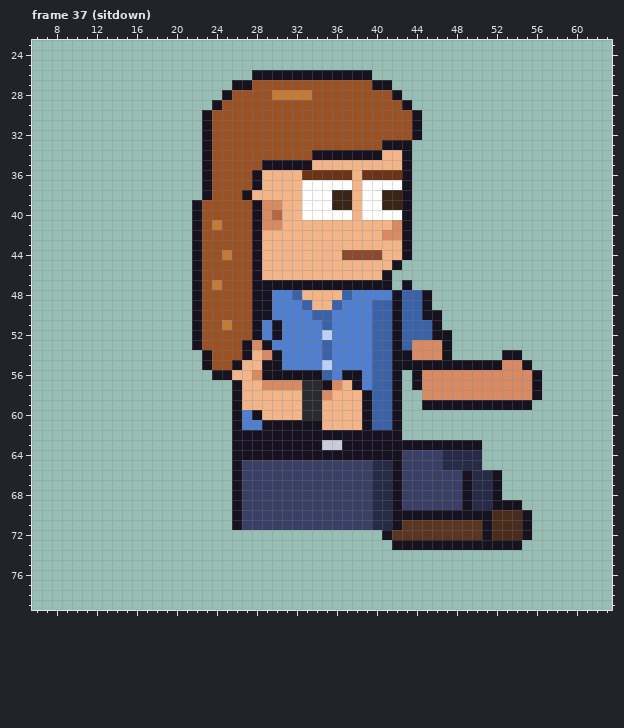
Pixel-art file, stored at sprites/custom/custom_intern_long_right_anim.aseprite. The first picture shows the starting point.
64x80 pixels, 129 frames. Shown: frame 37 (sitdown): x 6..63, y 23..79. The old version is drawn lined up with the new one. The commit also changed other frames, which this record leaves out.
Now the later version:
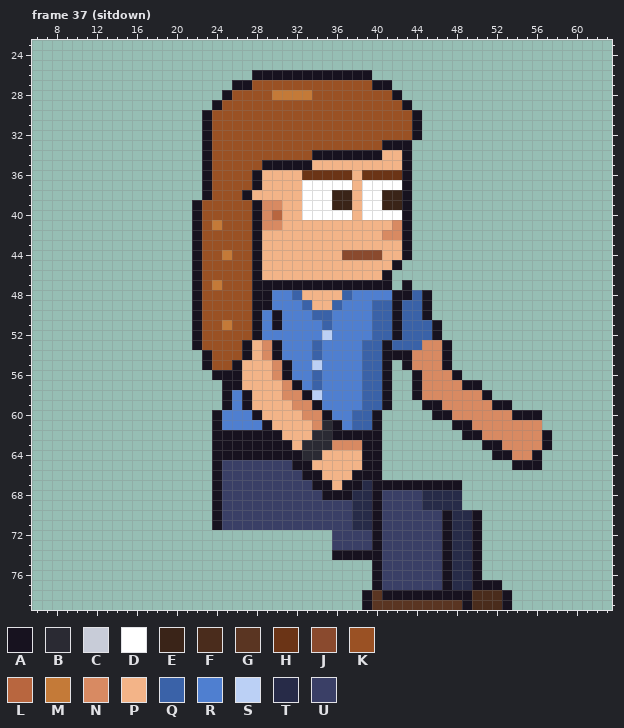
Palette (. is transparent): A #17121f  B #2a2a33  C #c8ccd8  D #ffffff  E #3a2418  F #4a2c1c  G #5a3522  H #6b3416  J #8a4a2e  K #9a5124  L #b8663f  M #c47a38  N #d88a62  P #f3b488  Q #3a62a8  R #4f7fd0  S #bbd0f5  T #272b48  U #3a3f66
The edit:
whole drawing moved by +2,-6 (the old picture is shown already moved)
Frame 37 (sitdown):
y 48: x 43 Q -> A
y 50: x 29..30 AR -> RA; x 46 A -> .
y 52: x 30 A -> R; x 47 A -> .
y 53: x 28..30 NAR -> PNA; x 34..35 RQ -> QR; x 39 R -> Q; x 41..42 QA -> AQ; x 44 N -> Q
y 54: x 34..35 RQ -> QR; x 39 R -> Q; x 41 Q -> A; x 53..54 AA -> ..
y 55: x 29..31 AAR -> PNA; x 34..35 RS -> SR; x 39 R -> Q; x 41..42 QA -> A.; x 44..46 AAA -> NNN; x 48..55 AAAAANNA -> ........
y 56: x 26 P -> A; x 28..30 NAA -> PPN; x 32..35 AAAQ -> RRQR; x 37..39 AAR -> RRQ; x 41..42 QA -> A.; x 48..56 NNNNNNNNA -> A........
y 57: x 25 . -> A; x 29..30 NN -> PP; x 32..39 NBBANPAR -> ARQRRRRQ; x 41..42 QA -> A.; x 49..56 NNNNNNNA -> AA......
y 58: x 25..27 .AP -> ARA; x 31..39 PPBBNPPPA -> NNASRRRRQ; x 41..42 QA -> A.; x 44 . -> A; x 51..56 NNNNNA -> A.....
y 59: x 25..27 .AP -> ARA; x 32..39 PBBPPPPA -> NNARRRRQ; x 41..42 QA -> A.; x 47..51 AAAAA -> NNNNN; x 54..55 AA -> ..
y 60: x 24..26 ..A -> ARR; x 33..42 BBPPPPAQQA -> NNARRQQA..; x 46..56 ........... -> AANNNNNNAAA
y 61: x 24..26 ..A -> ARR; x 30..42 AAAAAPPPPAQQA -> PPPPNBARQQA..; x 48..56 ......... -> AANNNNNNN
y 62: x 24..25 .. -> AA; x 31..35 AAAAA -> PPPBB; x 41..42 AA -> ..; x 49..57 ......... -> AANNNNNNA
y 63: x 24..25 .. -> AA; x 32..38 AAACCAA -> PBBBNNN; x 41..57 AAAAAAAAAA....... -> ..........AANNNNA
y 64: x 24..25 .. -> AA; x 33..38 AAAAAA -> BBPPPP; x 41..50 AAUUUUTTTT -> ..........; x 52..56 ..... -> AANNA
y 65: x 24..26 ..A -> AUU; x 32..50 UUUUUUUUTTAUUUUTTTT -> AAPPPPPAA..........; x 54..56 ... -> AAA
y 66: x 24..26 ..A -> AUU; x 33..52 UUUUUUUTTAUUUUUUATTA -> AAPPPAAA............
y 67: x 24..26 ..A -> AUU; x 34..41 UUUUUUTT -> AAPAATAA; x 43..52 UUUUUUATTA -> AAAAAA....
y 68: x 24..26 ..A -> AUU; x 35..42 UUUUUTTA -> AAATTAUU; x 45..52 UUUUATTA -> TTTT....
y 69: x 24..26 ..A -> AUU; x 38..42 UUTTA -> TTAUU; x 45..54 UUUUATTAAA -> TTTT......
y 70: x 24..26 ..A -> AUU; x 38..46 UUTTAAAAA -> TTAUUUUUU; x 48..49 AA -> TT; x 51..55 AFFFA -> .....
y 71: x 24..26 ..A -> AUU; x 38..55 UUTTAGGGGGGGGAFFFA -> TTAUUUUUUATTA.....
y 72: x 36..55 .....AGGGGGGGGGAFFFA -> UUUUAUUUUUUATTA.....
y 73: x 36..46 ......AAAAA -> UUUUAUUUUUU; x 48..49 AA -> TT; x 51..54 AAAA -> ....
y 74: x 36..50 ............... -> AAAAAUUUUUUATTA
y 75..76: x 40..50 ........... -> AUUUUUUATTA
y 77: x 40..52 ............. -> AUUUUUUATTAAA
y 78: x 39..53 ............... -> AGAAAAAAAAAFFFA
y 79: x 39..53 ............... -> AGGGGGGGGGAFFFA
